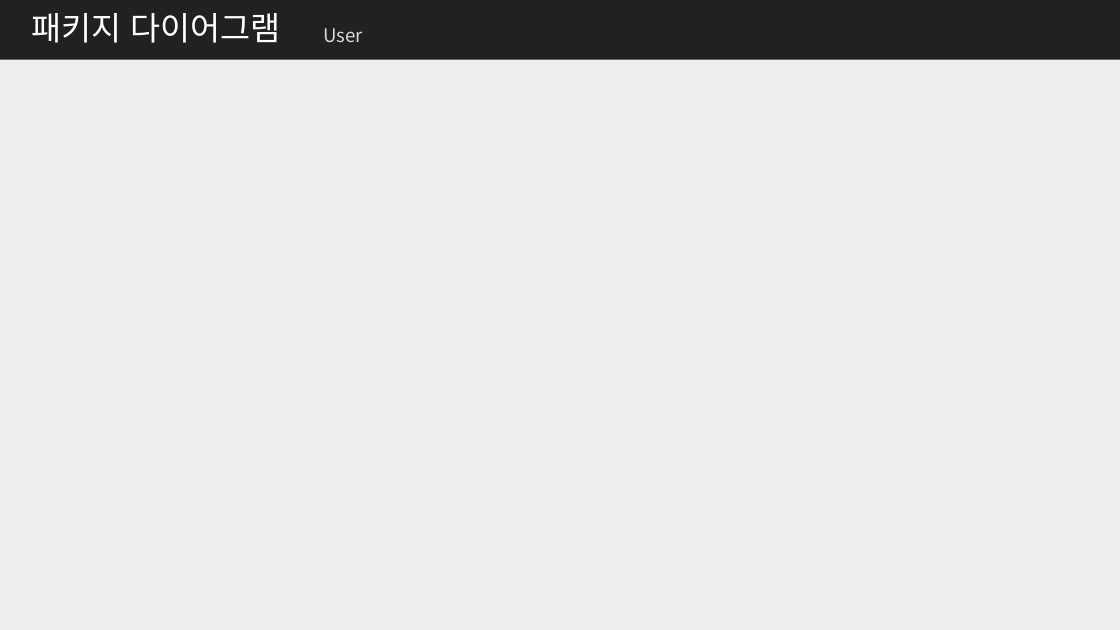
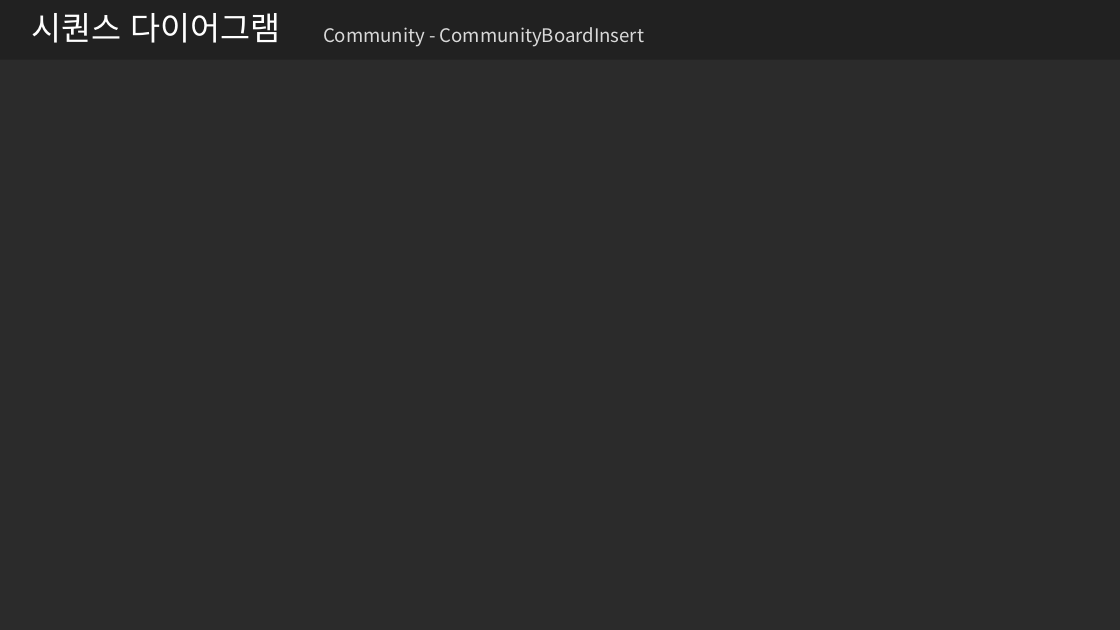
Before and after one commit to me0768/KHFinalProject, a slide deck: slide 23 of 보고서/클래스설계서_Final_Project.pptx (slide 9 before the commit). Drawn at 1120x630 pixels with LibreOffice and Linux fonts; fonts in the diff are those of the drawing; background and template pictures are left out; a plain dark background stands for a picture behind light text. Boxes give left, top, right and bottom in pixels: in the first picture for what was removed or moved away, otherwise in the second. Text is boxed around its words. In the diff, an @@ line names an element or a change of style, - is before the commit and + after.

```diff
--- a/보고서/클래스설계서_Final_Project.pptx
+++ b/보고서/클래스설계서_Final_Project.pptx
@@ background #EEEEEE to picture (left out) @@
@@ title at bbox=[31, 13, 281, 43]: text changed @@
-패키지 다이어그램
+시퀀스 다이어그램
@@ text at bbox=[323, 27, 644, 47]: text changed @@
-User
+Community - CommunityBoardInsert
```
Also in this commit, not shown: 6 other slides changed, 9 slides added, 20 other files.
